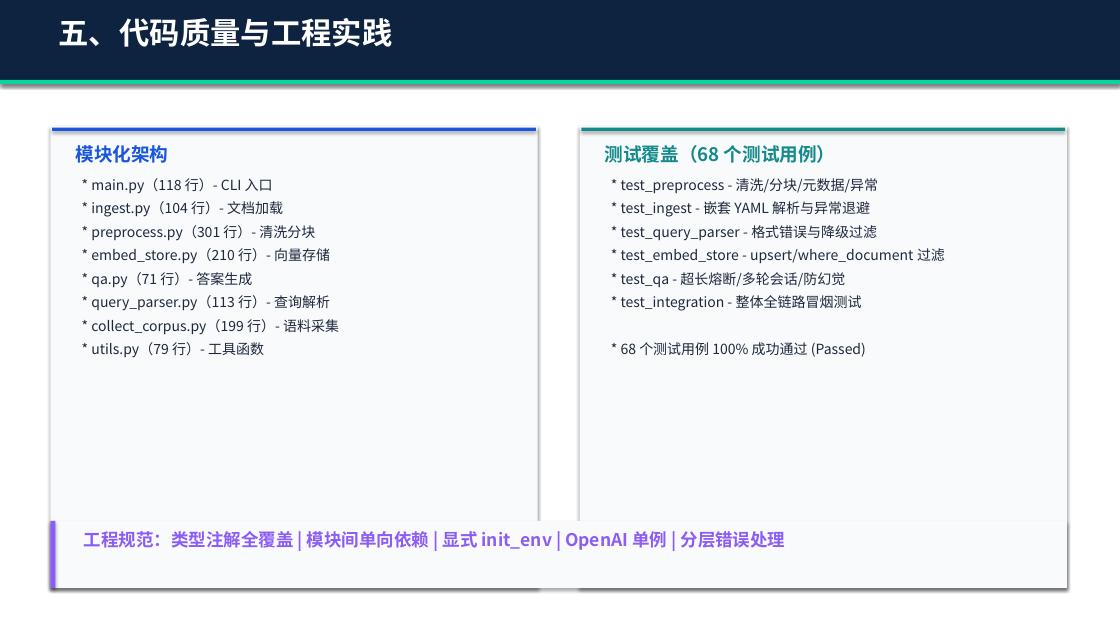
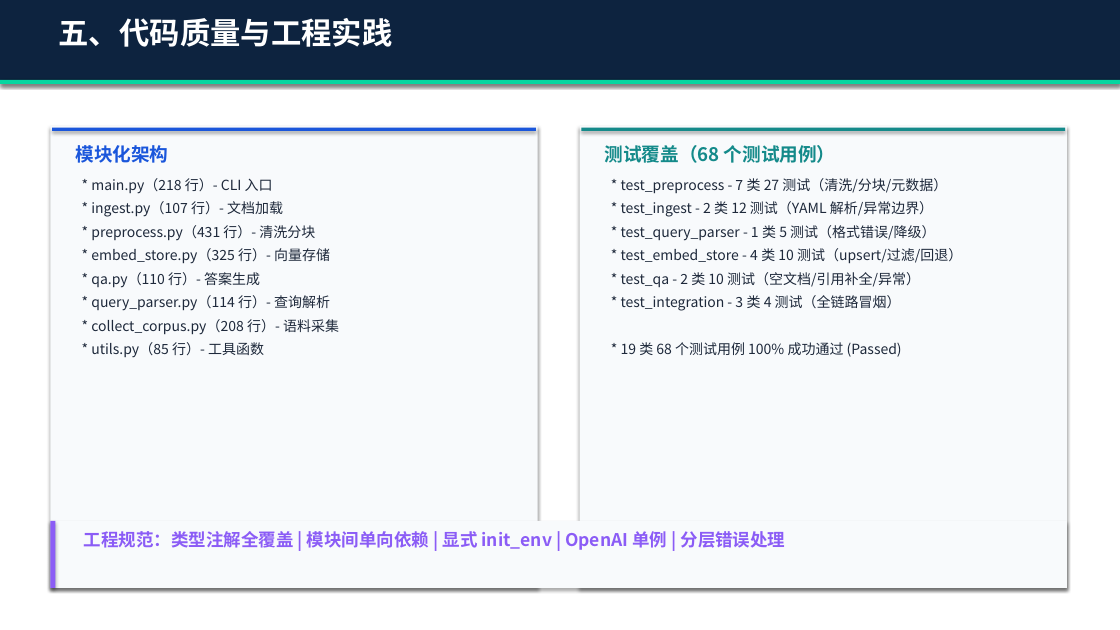
Before and after one commit to liwe123/Date-Analysis-Fanal-Exem, a slide deck: slide 12 of final exam2/BigData_RAG_答辩演示.pptx. Drawn at 1120x630 pixels with LibreOffice and Linux fonts; fonts in the diff are those of the drawing. Boxes give left, top, right and bottom in pixels: in the first picture for what was removed or moved away, otherwise in the second. Text is boxed around its words. In the diff, an @@ line names an element or a change of style, - is before the commit and + after.

```diff
--- a/final exam2/BigData_RAG_答辩演示.pptx
+++ b/final exam2/BigData_RAG_答辩演示.pptx
@@ text at bbox=[91, 178, 273, 194]: text changed @@
-* main.py（118 行）- CLI 入口
+* main.py（218 行）- CLI 入口
@@ text at bbox=[621, 178, 947, 194]: text changed @@
-* test_preprocess - 清洗/分块/元数据/异常
+* test_preprocess - 7 类 27 测试（清洗/分块/元数据）
@@ text at bbox=[91, 201, 283, 217]: text changed @@
-* ingest.py（104 行）- 文档加载
+* ingest.py（107 行）- 文档加载
@@ text at bbox=[621, 201, 933, 217]: text changed @@
-* test_ingest - 嵌套 YAML 解析与异常退避
+* test_ingest - 2 类 12 测试（YAML 解析/异常边界）
@@ text at bbox=[91, 225, 315, 241]: text changed @@
-* preprocess.py（301 行）- 清洗分块
+* preprocess.py（431 行）- 清洗分块
@@ text at bbox=[621, 225, 935, 241]: text changed @@
-* test_query_parser - 格式错误与降级过滤
+* test_query_parser - 1 类 5 测试（格式错误/降级）
@@ text at bbox=[91, 248, 330, 264]: text changed @@
-* embed_store.py（210 行）- 向量存储
+* embed_store.py（325 行）- 向量存储
@@ text at bbox=[621, 248, 962, 264]: text changed @@
-* test_embed_store - upsert/where_document 过滤
+* test_embed_store - 4 类 10 测试（upsert/过滤/回退）
@@ text at bbox=[91, 295, 330, 311]: text changed @@
-* query_parser.py（113 行）- 查询解析
+* query_parser.py（114 行）- 查询解析
@@ text at bbox=[91, 272, 260, 288]: text changed @@
-* qa.py（71 行）- 答案生成
+* qa.py（110 行）- 答案生成
@@ text at bbox=[621, 295, 901, 311]: text changed @@
-* test_integration - 整体全链路冒烟测试
+* test_integration - 3 类 4 测试（全链路冒烟）
@@ text at bbox=[621, 272, 920, 287]: text changed @@
-* test_qa - 超长熔断/多轮会话/防幻觉
+* test_qa - 2 类 10 测试（空文档/引用补全/异常）
@@ text at bbox=[91, 319, 339, 335]: text changed @@
-* collect_corpus.py（199 行）- 语料采集
+* collect_corpus.py（208 行）- 语料采集
@@ text at bbox=[91, 342, 264, 358]: text changed @@
-* utils.py（79 行）- 工具函数
+* utils.py（85 行）- 工具函数
@@ text at bbox=[621, 342, 902, 357]: text changed @@
-* 68 个测试用例 100% 成功通过 (Passed)
+* 19 类 68 个测试用例 100% 成功通过 (Passed)
```
Also in this commit, not shown: 3 other slides changed, 1 other file.
